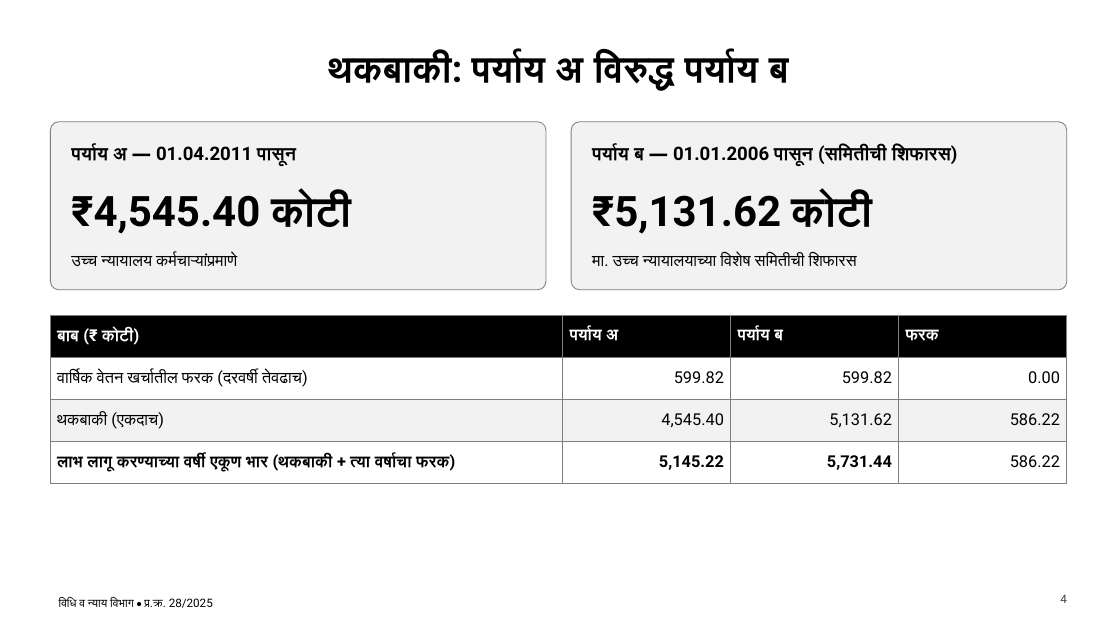
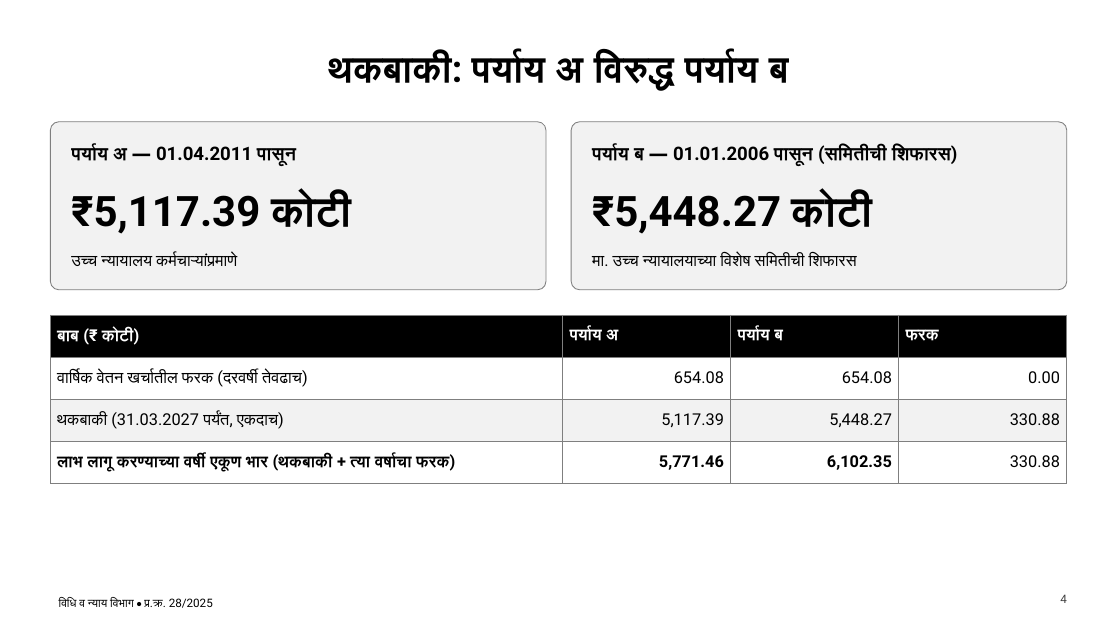
Before and after one commit to abhishekwasu-hue/law-judiciary-service-rules, a slide deck: slide 4 of cases/CR28_2025/output/CR28_Presentation_BW.pptx. Drawn at 1120x630 pixels with LibreOffice and Linux fonts; fonts in the diff are those of the drawing. Boxes give left, top, right and bottom in pixels: in the first picture for what was removed or moved away, otherwise in the second. Text is boxed around its words. In the diff, an @@ line names an element or a change of style, - is before the commit and + after.

```diff
--- a/cases/CR28_2025/output/CR28_Presentation_BW.pptx
+++ b/cases/CR28_2025/output/CR28_Presentation_BW.pptx
@@ text at [71,194,352,234]: text changed @@
-₹4,545.40 कोटी
+₹5,117.39 कोटी
@@ text at [592,194,873,234]: text changed @@
-₹5,131.62 कोटी
+₹5,448.27 कोटी
@@ table at [50,315,1067,477] @@
-row 2, column 2: 599.82
+row 2, column 2: 654.08
-row 2, column 3: 599.82
+row 2, column 3: 654.08
-row 3: थकबाकी (एकदाच) | 4,545.40 | 5,131.62 | 586.22
+row 3: थकबाकी (31.03.2027 पर्यंत, एकदाच) | 5,117.39 | 5,448.27 | 330.88
-row 4: लाभ लागू करण्याच्या वर्षी एकूण भार (थकबाकी + त्या वर्षाचा फरक) | 5,145.22 | 5,731.44 | 586.22
+row 4: लाभ लागू करण्याच्या वर्षी एकूण भार (थकबाकी + त्या वर्षाचा फरक) | 5,771.46 | 6,102.35 | 330.88
```
Also in this commit, not shown: 6 other slides changed, 6 other files.
